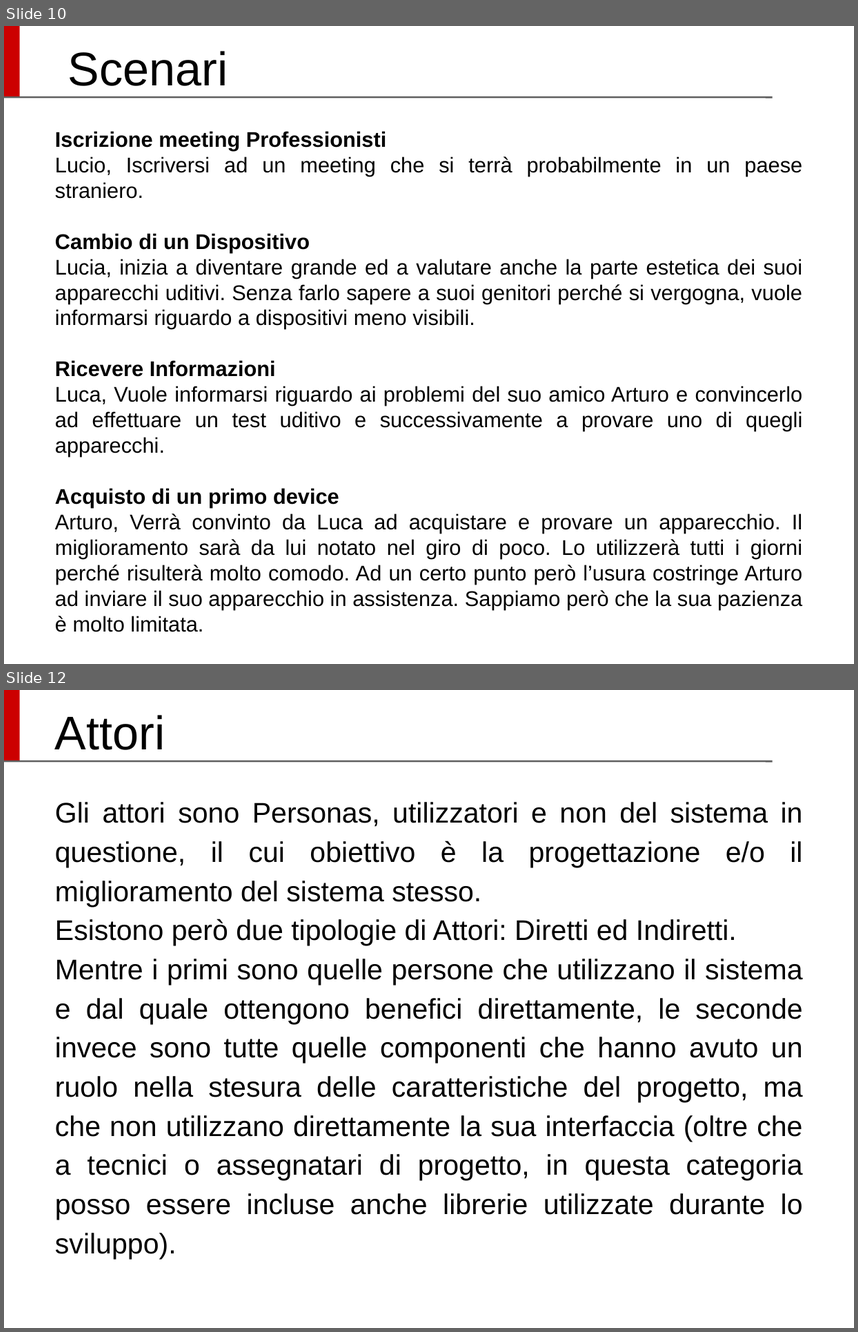
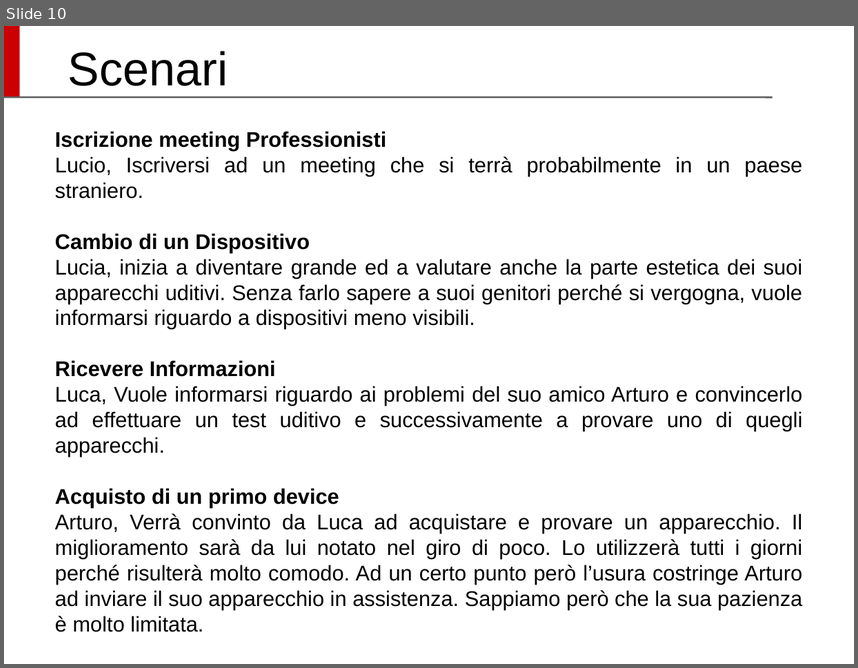
Before and after one commit to Siber93/UsabilitaProject, a slide deck: UUX_SlideProject_Cochlear.odp. Shown one above the other, each under a label of ours: slides 10 and 12 before the commit, slide 10 after it; the slides between them are not shown. The pictures are 858x1332 and 858x668 pixels, drawn with LibreOffice and Linux fonts; fonts in the diff are those of the drawing; background and template pictures are left out. Boxes give left, top, right and bottom in pixels: in the first picture for what was removed or moved away, otherwise in the second. Text is boxed around its words. In the diff, an @@ line names an element or a change of style, - is before the commit and + after.

```diff
--- a/UUX_SlideProject_Cochlear.odp
+++ b/UUX_SlideProject_Cochlear.odp
@@ slide 12 removed at bbox=[4, 690, 854, 1328], background #FFFFFF; not listed: 2 template elements that a slide beside it also shows @@
@@ title removed at bbox=[55, 715, 165, 750] @@
-Attori
@@ text removed at bbox=[55, 802, 803, 1259] @@
-Gli attori sono Personas, utilizzatori e non del sistema in questione, il cui obiettivo è la progettazione e/o il miglioramento del sistema stesso.
-Esistono però due tipologie di Attori: Diretti ed Indiretti.
-Mentre i primi sono quelle persone che utilizzano il sistema e dal quale ottengono benefici direttamente, le seconde invece sono tutte quelle componenti che hanno avuto un ruolo nella stesura delle caratteristiche del progetto, ma che non utilizzano direttamente la sua interfaccia (oltre che a tecnici o assegnatari di progetto, in questa categoria posso essere incluse anche librerie utilizzate durante lo sviluppo).
```
Also in this commit, not shown: 3 slides changed, 2 slides added, 6 other slides removed, 3 other files.
